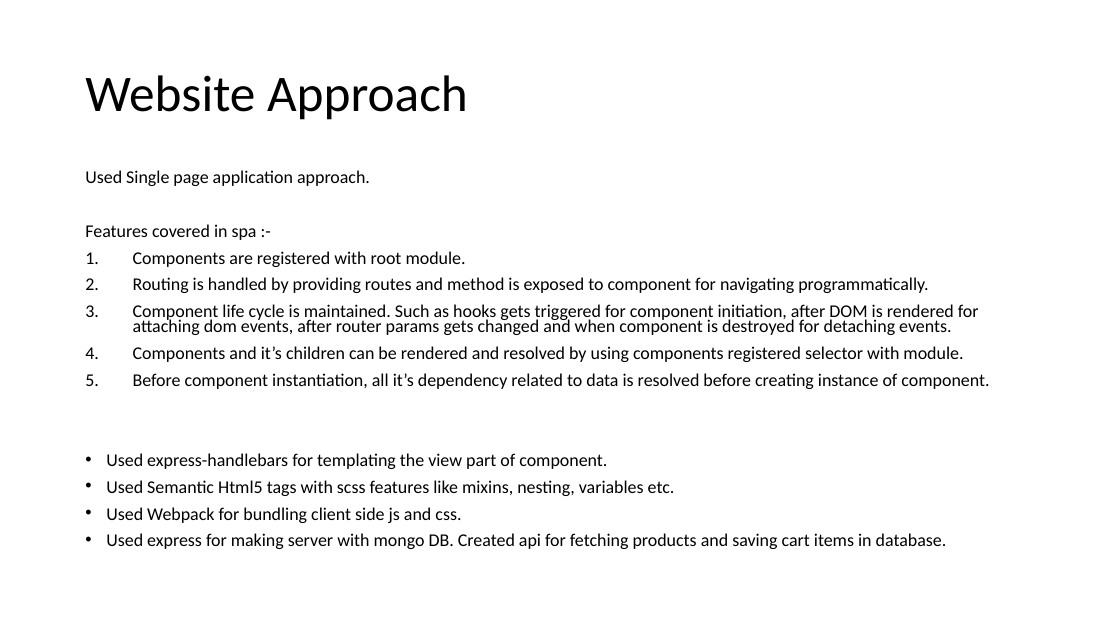
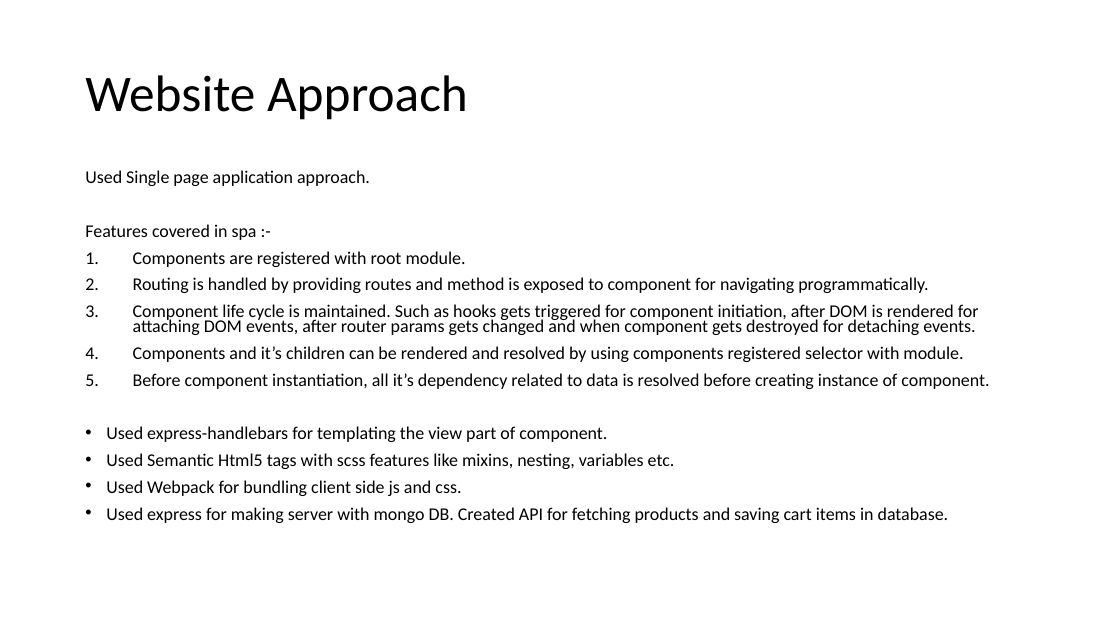
Before and after one commit to shu-rawat/shopping-cart, a slide deck: slide 5 of demo-shopping-cart.pptx. Drawn at 1120x630 pixels with LibreOffice and Linux fonts; fonts in the diff are those of the drawing. Boxes give left, top, right and bottom in pixels: in the first picture for what was removed or moved away, otherwise in the second. Text is boxed around its words. In the diff, an @@ line names an element or a change of style, - is before the commit and + after.

Commit message:
ppt

```diff
--- a/demo-shopping-cart.pptx
+++ b/demo-shopping-cart.pptx
@@ text at (133,304,979,335): text changed @@
-3. Component life cycle is maintained. Such as hooks gets triggered for component initiation, after DOM is rendered for attaching dom events, after router params gets changed and when component is destroyed for detaching events.
+3. Component life cycle is maintained. Such as hooks gets triggered for component initiation, after DOM is rendered for attaching DOM events, after router params gets changed and when component gets destroyed for detaching events.
@@ text at (106,507,949,523): text changed @@
-• Used express for making server with mongo DB. Created api for fetching products and saving cart items in database.
+• Used express for making server with mongo DB. Created API for fetching products and saving cart items in database.
```
Also in this commit, not shown: 1 other slide changed, 1 slide added.
